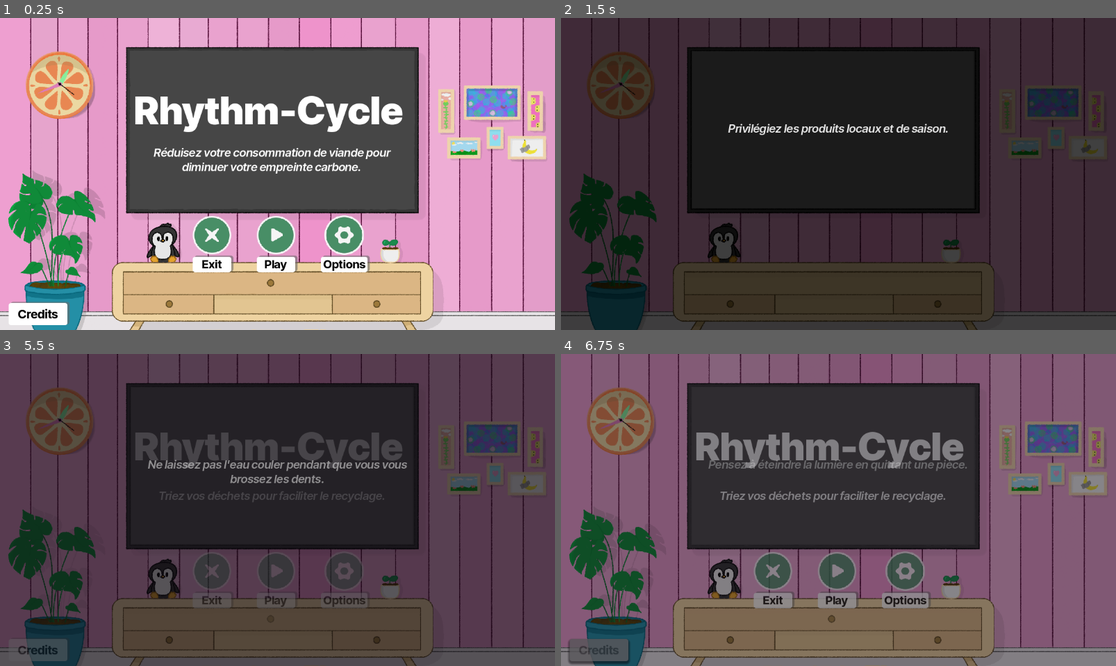
Above: before the commit, frames 1-4 (two rows, left to right).
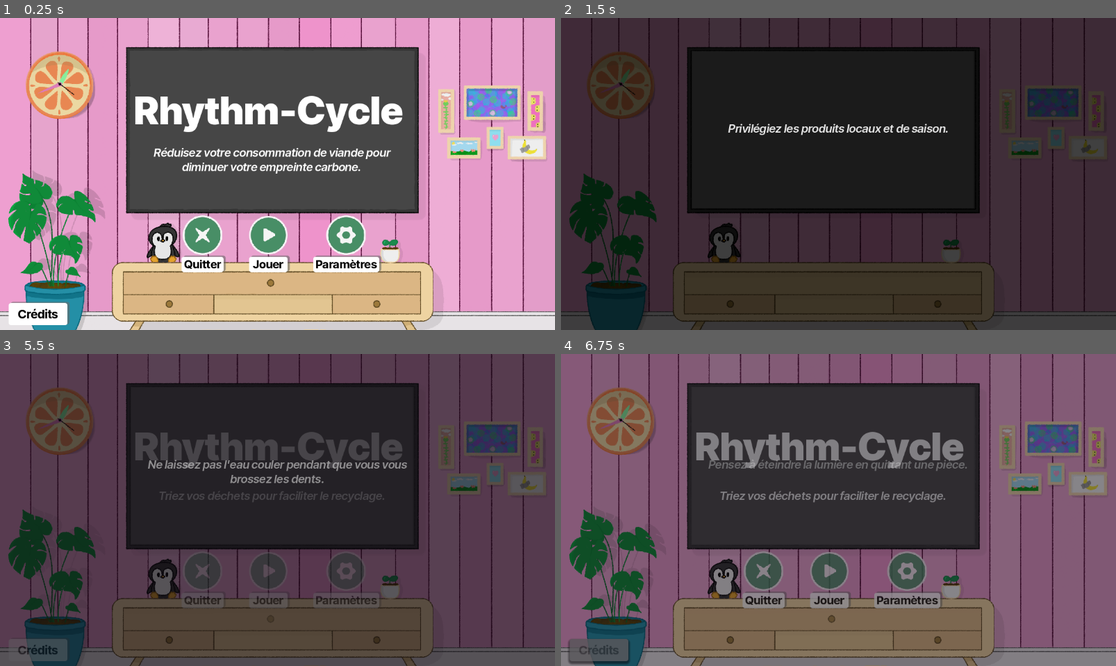
Above: after the commit, the same moments.

Repository: PingBeat/Rhythm-Cycle
Game: Godot game, scene res://UI/main_menu.tscn
Same seed, same stepped clock (60 frames per second), same inputs: the game is played once before the commit and once after it. Sound files missing from this copy of the repository are replaced by a short silence.
Inputs (mouse positions are in pixels of both pictures, inside the frame that each line leads up to; where the layout moved, square brackets give the same spot in the first picture):
- Up to frame 1 (0.25 s): no input
- Up to frame 2 (1.5 s): click (905, 236) at 0.5 s; click "Retour" at 1.25 s
- Up to frame 3 (5.5 s): click "Plein Écran" at 2 s; click "Plein Écran" at 2.75 s; click "Retour" at 3.5 s; click "Credits" (after the commit: "Crédits") at 4.25 s; click (266, 572) [277, 572] at 5 s
- Up to frame 4 (6.75 s): click (827, 572) [838, 572] at 5.75 s; click "Credits" (after the commit: "Crédits") at 6.5 s

The runs differ from the first frame. In frame 1, 2.5% of the frame differs, in the area x 6-69%, y 63-94%; in frame 2, nothing differs; in frame 3, 1.3%; in frame 4, 2.2%.

Commit message:
Update main_menu.tscn

Diff:
--- a/UI/main_menu.tscn
+++ b/UI/main_menu.tscn
@@ -116,7 +116,7 @@
 theme_override_fonts/font = ExtResource("6_cafmx")
 theme_override_font_sizes/font_size = 24
 theme_override_styles/normal = SubResource("StyleBoxFlat_ev3b6")
-text = "Exit"
+text = "Quitter"
 horizontal_alignment = 1
 
 [node name="BlocPlay" type="VBoxContainer" parent="HBoxContainer" unique_id=32517878]
@@ -138,7 +138,7 @@
 theme_override_fonts/font = ExtResource("6_cafmx")
 theme_override_font_sizes/font_size = 24
 theme_override_styles/normal = SubResource("StyleBoxFlat_ev3b6")
-text = "Play"
+text = "Jouer"
 horizontal_alignment = 1
 
 [node name="BlocOptions" type="VBoxContainer" parent="HBoxContainer" unique_id=1754860238]
@@ -160,7 +160,7 @@
 theme_override_fonts/font = ExtResource("6_cafmx")
 theme_override_font_sizes/font_size = 24
 theme_override_styles/normal = SubResource("StyleBoxFlat_ev3b6")
-text = "Options"
+text = "Paramètres"
 horizontal_alignment = 1
 
 [node name="LabelTitle" type="Label" parent="." unique_id=260524797]
@@ -214,7 +214,7 @@
 theme_override_styles/hover = SubResource("StyleBoxFlat_7vrkn")
 theme_override_styles/disabled = SubResource("StyleBoxFlat_fu7sn")
 theme_override_styles/focus = SubResource("StyleBoxEmpty_06t4h")
-text = "Credits"
+text = "Crédits"
 
 [connection signal="pressed" from="HBoxContainer/BlocExit/Exit" to="." method="_on_exit_pressed"]
 [connection signal="pressed" from="HBoxContainer/BlocPlay/Play" to="." method="_on_play_pressed"]
